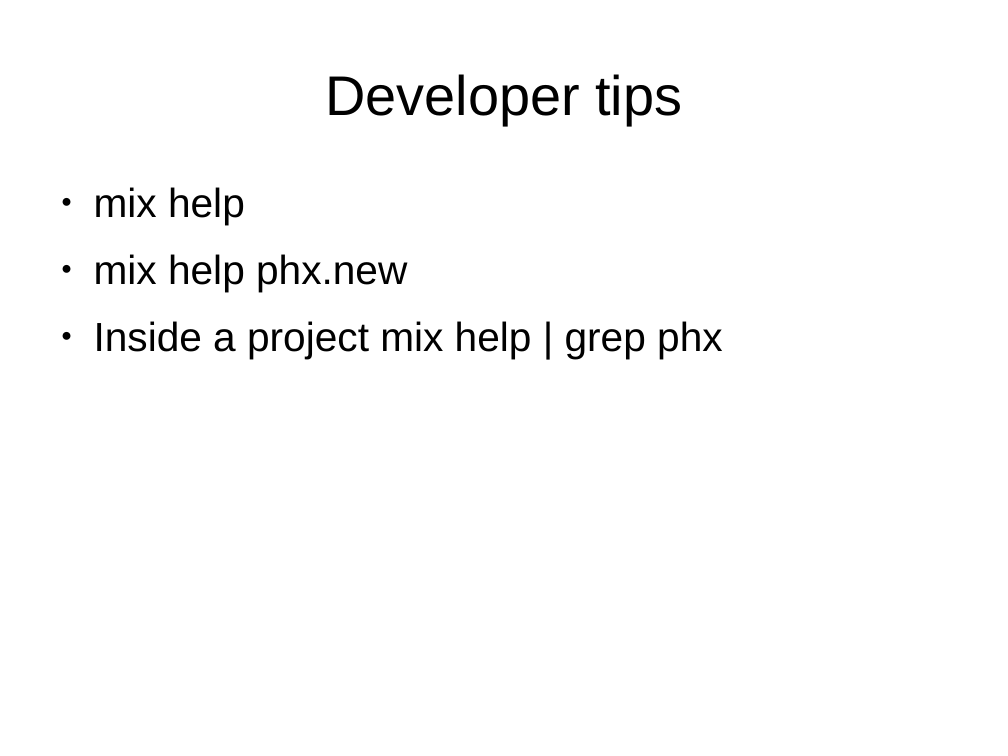
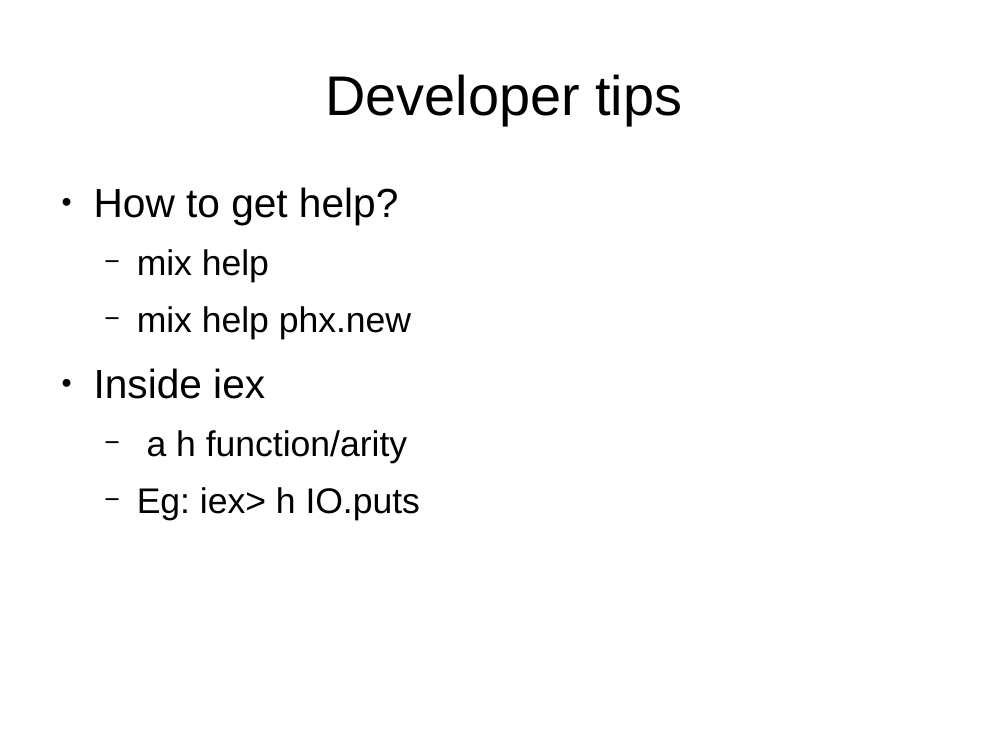
Before and after one commit to ramortegui/talks, a slide deck: slide 20 of odps/working_with_phoenix.odp. Drawn at 1008x756 pixels with LibreOffice and Linux fonts; fonts in the diff are those of the drawing. Boxes give left, top, right and bottom in pixels: in the first picture for what was removed or moved away, otherwise in the second. Text is boxed around its words. In the diff, an @@ line names an element or a change of style, - is before the commit and + after.

```diff
--- a/odps/working_with_phoenix.odp
+++ b/odps/working_with_phoenix.odp
@@ text at box(94, 187, 398, 225): paragraph added @@
+● How to get help?
@@ text at box(137, 249, 411, 340): size 32 to 28 pt in "mix help", "mix help phx.new"; bullet ● to −; list level 1 to 2 in "mix help"; list level 1 to 2 in "mix help phx.new" @@
@@ text at box(94, 368, 420, 521): text changed; size 32 to 28 pt @@
-● Inside a project mix help | grep phx
+● Inside iex
+  − a h function/arity
+  − Eg: iex> h IO.puts
```
Also in this commit, not shown: 18 other slides changed, 1 slide added, 1 slide removed.
